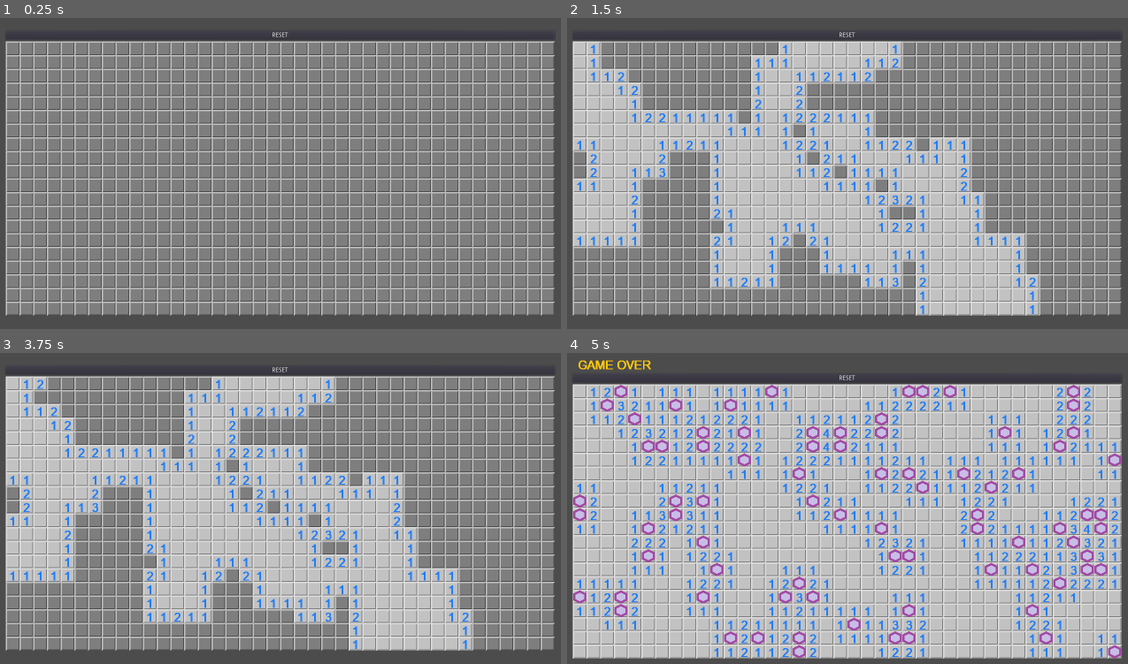
Above: before the commit, frames 1-4 (two rows, left to right).
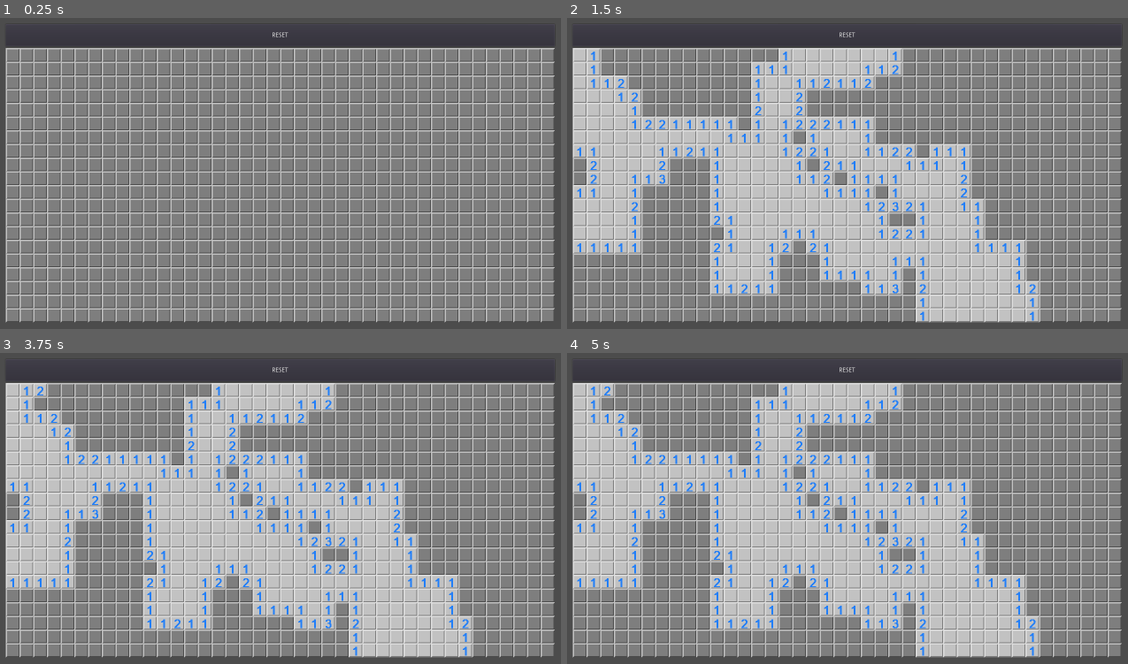
Above: after the commit, the same moments.

Repository: Labbeti/GodotMine
Game: Godot game, scene res://minegrid.tscn
Same seed, same stepped clock (60 frames per second), same inputs: the game is played once before the commit and once after it.
Inputs (mouse positions are in pixels of both pictures, inside the frame that each line leads up to; where the layout moved, square brackets give the same spot in the first picture):
- Up to frame 1 (0.25 s): no input
- Up to frame 2 (1.5 s): click "RESET" at 0.5 s; click (578, 55) [578, 49] at 1.25 s
- Up to frame 3 (3.75 s): click (28, 384) at 2.02 s; click (28, 390) at 2.77 s; click (39, 384) at 3.52 s
- Up to frame 4 (5 s): click (606, 390) at 4.27 s

The runs differ from the first frame. In frame 1, 29% of the frame differs, in the area x 0-99%, y 7-99%; in frame 2, 32%; in frame 3, 32%; in frame 4, 56%, in the area x 0-99%, y 2-99%.

Commit message:
Update minegrid

Diff:
--- a/minegrid.gd
+++ b/minegrid.gd
@@ -77,8 +77,9 @@
 
 func on_reset():
 	nb_tiles_shown = 0
-	$VBoxContainer/TexVictoire.visible = false
-	$VBoxContainer/TexGameOver.visible = false
+	$Panel.visible = false
+	$TexVictoire.visible = false
+	$TexGameOver.visible = false
 
 	# Reset tiles
 	for i in range(nb_lines):
@@ -111,12 +112,14 @@
 func on_win():
 	print("VICTOIRE !")
 	show_all()
-	$VBoxContainer/TexVictoire.visible = true
+	$Panel.visible = true
+	$TexVictoire.visible = true
 
 func on_explode():
 	print("GAME OVER")
 	show_all()
-	$VBoxContainer/TexGameOver.visible = true
+	$Panel.visible = true
+	$TexGameOver.visible = true
 
 func on_user_show(x: int, y: int):
 	print("Pressed: %d %d" % [x, y])
--- a/minegrid.tscn
+++ b/minegrid.tscn
@@ -15,10 +15,10 @@
 }
 
 [node name="VBoxContainer" type="VBoxContainer" parent="."]
-margin_left = 704.0
-margin_top = 392.0
-margin_right = 896.0
-margin_bottom = 508.0
+margin_left = 750.0
+margin_top = 413.0
+margin_right = 850.0
+margin_bottom = 487.0
 grow_horizontal = 2
 grow_vertical = 2
 rect_min_size = Vector2( 10, 10 )
@@ -26,33 +26,19 @@
 "_edit_use_anchors_": false
 }
 
-[node name="TexVictoire" type="TextureRect" parent="VBoxContainer"]
-margin_right = 192.0
-margin_bottom = 32.0
-grow_horizontal = 2
-grow_vertical = 2
-rect_min_size = Vector2( 160, 32 )
-texture = ExtResource( 2 )
-
-[node name="TexGameOver" type="TextureRect" parent="VBoxContainer"]
-margin_top = 36.0
-margin_right = 192.0
-margin_bottom = 68.0
-texture = ExtResource( 3 )
-
 [node name="ResetButton" type="Button" parent="VBoxContainer"]
-margin_top = 72.0
-margin_right = 192.0
-margin_bottom = 92.0
+margin_right = 100.0
+margin_bottom = 50.0
+rect_min_size = Vector2( 100, 50 )
 text = "RESET"
 __meta__ = {
 "_edit_use_anchors_": false
 }
 
 [node name="GridContainer" type="GridContainer" parent="VBoxContainer"]
-margin_top = 96.0
-margin_right = 192.0
-margin_bottom = 116.0
+margin_top = 54.0
+margin_right = 100.0
+margin_bottom = 74.0
 grow_horizontal = 2
 grow_vertical = 2
 rect_min_size = Vector2( 20, 20 )
@@ -62,3 +48,27 @@
 __meta__ = {
 "_edit_use_anchors_": false
 }
+
+[node name="Panel" type="Panel" parent="."]
+margin_left = 650.0
+margin_top = 400.0
+margin_right = 950.0
+margin_bottom = 500.0
+rect_min_size = Vector2( 300, 100 )
+
+[node name="TexVictoire" type="TextureRect" parent="."]
+margin_left = 720.0
+margin_top = 434.0
+margin_right = 880.0
+margin_bottom = 466.0
+grow_horizontal = 2
+grow_vertical = 2
+rect_min_size = Vector2( 160, 32 )
+texture = ExtResource( 2 )
+
+[node name="TexGameOver" type="TextureRect" parent="."]
+margin_left = 704.0
+margin_top = 434.0
+margin_right = 896.0
+margin_bottom = 466.0
+texture = ExtResource( 3 )
Not shown, added: export_presets.cfg
